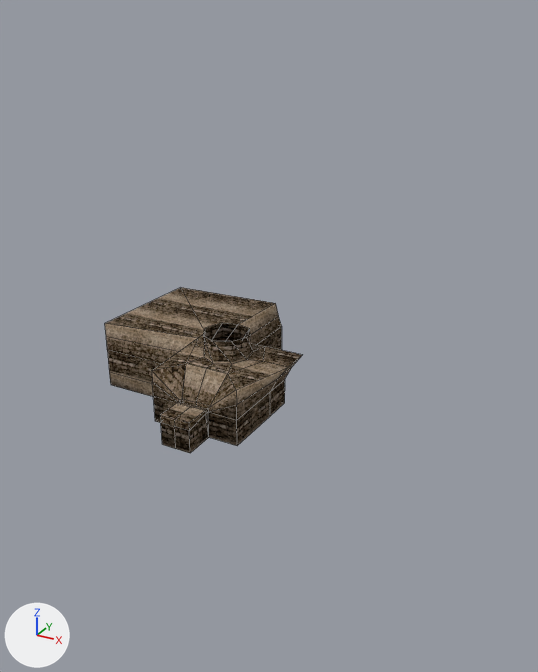
One commit to the Blender file raw/level4.blend: the scene before it, then after it.
Before and after are seen from a 50 mm camera at (54.8, -74.9, 56.7) aimed at (-13.8, 49.8, -5.6). Arrows for +X, +Y and +Z are at lower left; the lights stay in place. The picture after the commit comes second. Mesh edges are drawn as thin lines.

Script lines for the objects in view, before the commit:
```python
me_cube = bpy.data.meshes.new('Cube')
me_cube.from_pydata(...)  # 164 vertices, 149 faces; spans x -40.0..17.0, y -4.0..56.4, z -5.0..21.0
# faces by material slot: [59, 90]
me_cube.materials.append(mat_img_sto_granite2_png)  # picture img_sto_granite2_png
me_cube.materials.append(mat_img_sto_ancientbrick01_png)  # picture img_sto_ancientbrick01_png
ob_level_col = bpy.data.objects.new('level-col', me_cube)
ob_level_col.location = (0.0, 0.0, 0.0)
ob_level_col.scale = (0.6, 0.6, 0.6)
```
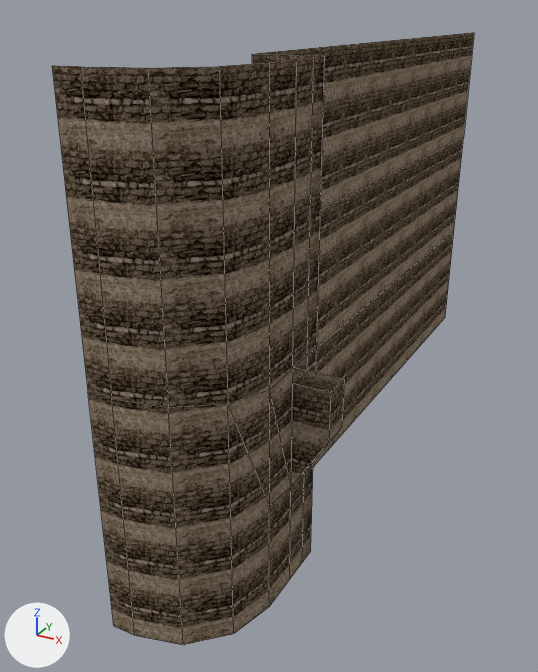
Changed parts and their boxes [x1, y1, x2, y2] in the pictures (538 x 672 px):
'level-col', reshaped (114% wider, 268% taller)
    before: [105, 287, 302, 453]
    after: [52, 32, 474, 645]
part 1 of me_cube, built on
    before: [281, 357, 301, 376]
    after: [52, 32, 474, 645]
part 2 of me_cube, surface changed (brown)
    before: [203, 323, 253, 364]

What changed in the scene script:
```text
Change me_cube:
    used by ob_level_col; location = (0.0, 0.0, 0.0); scale = (0.6, 0.6, 0.6)
    remove me_cube.from_pydata(...)  # 164 vertices, 149 faces; spans x -40.0..17.0, y -4.0..56.4, z -5.0..21.0
    add me_cube.from_pydata(...)  # 207 vertices, 184 faces; spans x -40.0..28.4, y -16.7..228.3, z -50.0..85.0
    me_cube part 1
    1 face is deleted
    8 vertices in x -6.0..6.0, y 13.0..25.0, z 21.0 move by (0.0, 0.0, 13.3)
    31 vertices are added at x -13.5..28.4, y -16.7..228.3, z -50.0..85.0
    7 new vertices lie (0.0, 8.0, 0.0) away from vertices in x 18.2..28.4, y 20.0, z -50.0..85.0
    5 new vertices lie (0.0, 5.3, 0.0) away from vertices in x 18.2, y 28.0, z -50.0..85.0
    36 new faces join them, mat_img_sto_ancientbrick01_png (picture img_sto_ancientbrick01_png)
    me_cube part 2: 8 kept faces spanning x -6.0..6.0, y 13.0..25.0, z 15.0..34.3 get new texture (UV) coordinates
```
